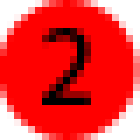
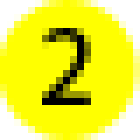
Before/after of a (140, 140) layered artwork. What changed in the layer stack:
painted on "Shape 1" over (0, 0, 140, 140)
